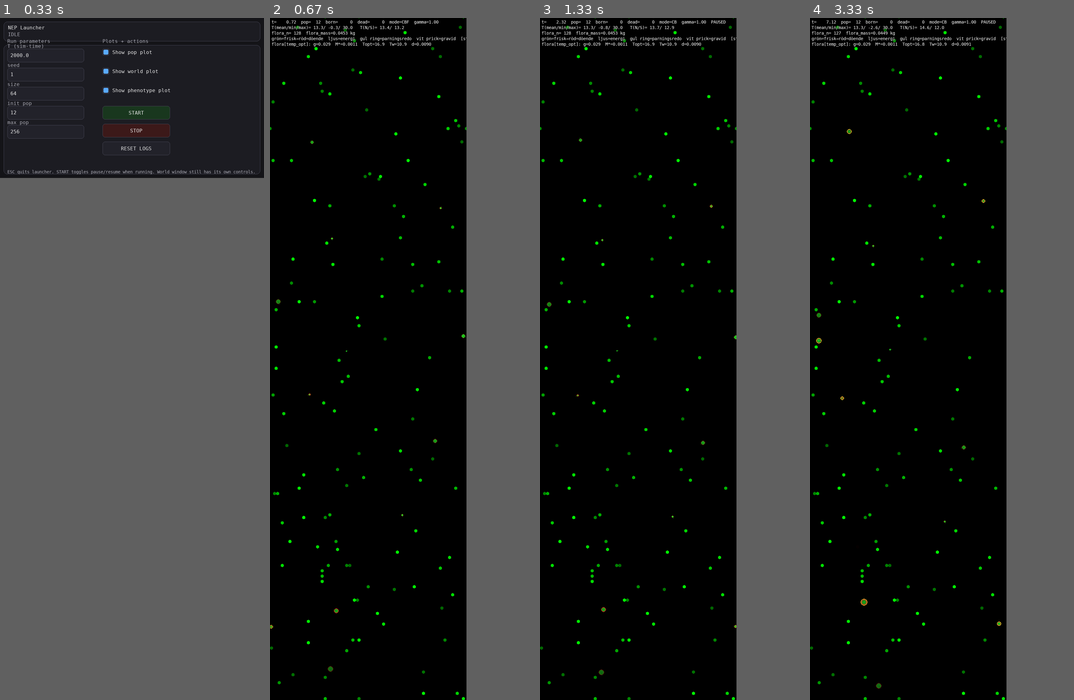
Above: before the commit, frames 1-4 (left to right).
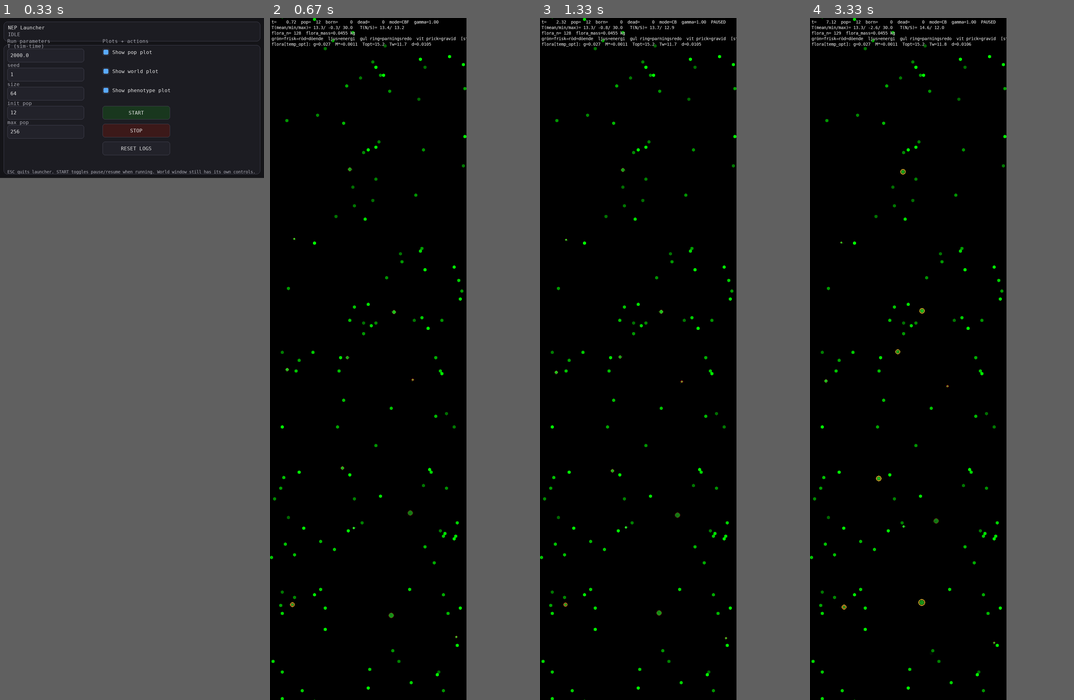
Above: after the commit, the same moments.

Repository: JoakimStorck/nep-process
Game: pygame game, started from nep_gui_launcher.py
The game is run twice, just before and just after one commit, with the same random seed, the same clock (stepped at 60 frames per second) and the same inputs.
Inputs:
- Up to frame 1 (0.33 s): no input
- Up to frame 2 (0.67 s): click "START" at 0.38 s
- Up to frame 3 (1.33 s): tap Space at 0.67 s; tap 1 at 1 s
- Up to frame 4 (3.33 s): no input

Frame 1 is identical in both runs. In frame 2, 1.3% of the frame differs, in the area x 0-75%, y 0-100%; in frame 3, 1.3%; in frame 4, 1.4%.

Commit message:
Commit: Ge uptake_capacity ett eget locus
uptake_capacity härleddes ur autotrofilocus, som initieras till
uniform(0.80, 0.98) för att göra flora till flora. Det lämnade upptaget
klustrat i övre änden av sin skala med 18 % av intervallet utnyttjat
och std 0,037 — selektionen hade nästan ingenting att gripa i.

_T_UPTAKE är eget locus, initierat brett. Spannet går till 90 % av
intervallet och std till 0,195, okorrelerat med autotrofin som förblir
orörd. n_traits blir 34.

Diff:
--- a/genetics.py
+++ b/genetics.py
@@ -9,6 +9,8 @@
     _T_STRUCTURE,
     STRUCTURE_INIT_FLORA,
     STRUCTURE_INIT_FAUNA,
+    UPTAKE_INIT,
+    _T_UPTAKE,
     derive_pheno,
     _T_DIET,
     _T_PREDATION,
@@ -286,6 +288,8 @@
             u[_T_DISPERSAL] = rng.uniform(0.05, 0.95)
         if n > _T_STRUCTURE:
             u[_T_STRUCTURE] = rng.uniform(*STRUCTURE_INIT_FLORA)
+        if n > _T_UPTAKE:
+            u[_T_UPTAKE] = rng.uniform(*UPTAKE_INIT)
     else:
         if n > _T_STRUCTURE:
             u[_T_STRUCTURE] = rng.uniform(*STRUCTURE_INIT_FAUNA)
--- a/phenotype.py
+++ b/phenotype.py
@@ -114,6 +114,13 @@
 # — lignin och cellulosa hos växter, kitin och ben hos djur — mot lättomsatt
 # protein, socker och fett. Samma tal beskriver båda ontologierna.
 _T_STRUCTURE       = 32
+
+# Näringsupptagets effektivitet. Eget locus, inte härlett ur autotrofin.
+# Att vara växt och att vara effektiv på näringsupptag är olika egenskaper:
+# autotrofin initieras högt för att göra flora till flora, vilket lämnade
+# upptaget klustrat i övre änden av sin skala med bara 18 % av intervallet
+# utnyttjat — selektionen hade nästan ingenting att gripa i.
+_T_UPTAKE          = 33
 
 @dataclass(frozen=True)
 class PhenoRanges:
@@ -357,6 +364,10 @@
     return trait_unit(traits, _T_STRUCTURE, default=default)
 
 
+def uptake_from_traits(traits: np.ndarray | None, default: float = 0.0) -> float:
+    return trait_unit(traits, _T_UPTAKE, default=default)
+
+
 # ---------------------------------------------------------------------------
 # Strukturandel — gemensam för alla organismer
 # ---------------------------------------------------------------------------
@@ -453,6 +464,10 @@
 STRUCTURE_INIT_FLORA = (0.35, 0.95)
 STRUCTURE_INIT_FAUNA = (0.05, 0.45)
 
+# Upptagslocus initieras brett, så att selektionen har något att gripa i från
+# start i stället för att först behöva vänta ut mutationen.
+UPTAKE_INIT = (0.05, 0.95)
+
 
 # ---------------------------------------------------------------------------
 # Floras traituttryck — skalade storheter
@@ -513,11 +528,11 @@
 
 
 def flora_uptake_capacity(traits: np.ndarray | None, R: FloraRanges = FloraRanges()) -> float:
-    """Autotrofilocus: högre uttryck ger högre upptagskapacitet."""
+    """Näringsupptagets effektivitet, ur eget locus."""
     return _lerp(
         R.uptake_capacity_min,
         R.uptake_capacity_max,
-        autotrophy_from_traits(traits, default=0.5),
+        uptake_from_traits(traits, default=0.5),
     )
 
 
--- a/population.py
+++ b/population.py
@@ -96,7 +96,7 @@
     store_growth_min_chunk: int = 256
     store_growth_factor: float = 2.0
 
-    n_traits: int = 33   # +2 arkitekturtraits (hidden_1=23, hidden_2=24)
+    n_traits: int = 34   # +2 arkitekturtraits (hidden_1=23, hidden_2=24)
 
     spawn_jitter_r: float = 1.5
 
Not shown, changed: TODO.md
